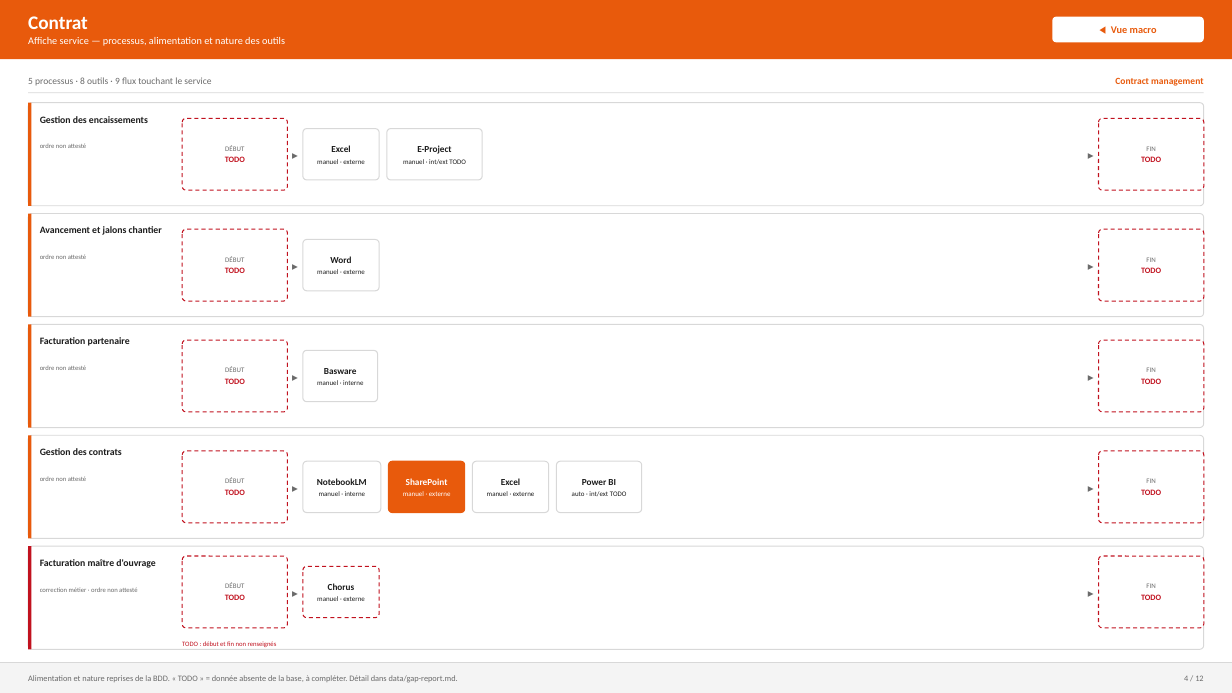
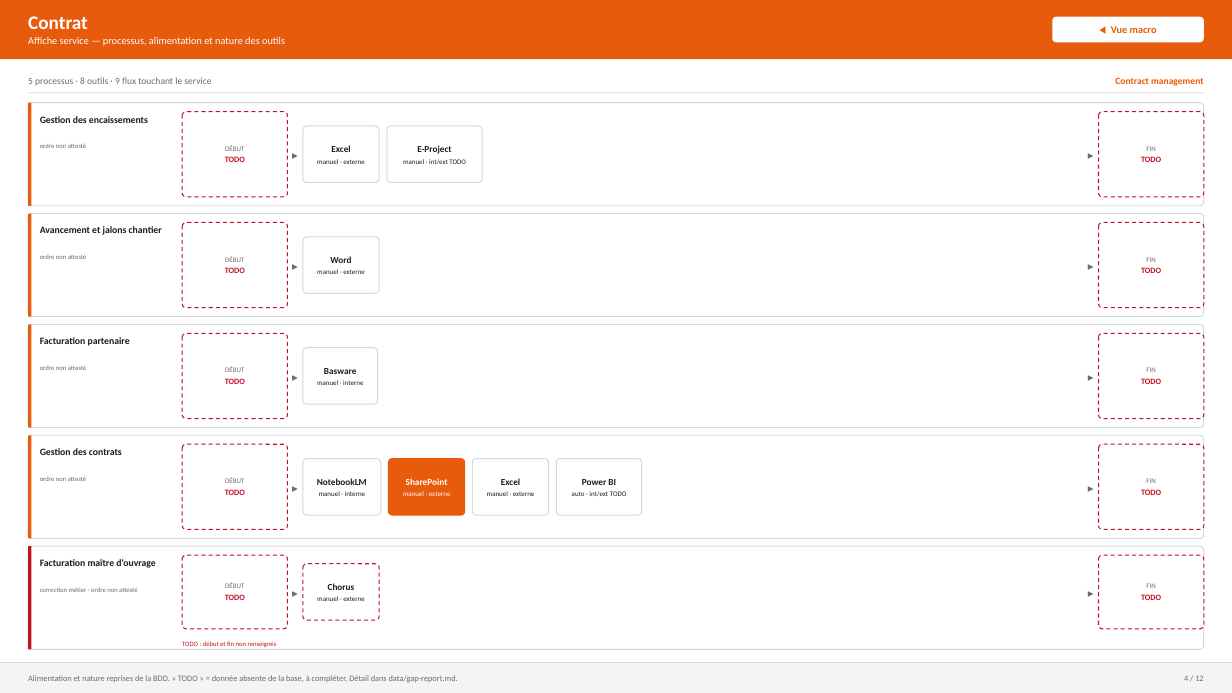
Before and after one commit to troldu9-sudo/cartographie-it-, a slide deck: slide 4 of out/carto.pptx. Drawn at 1232x693 pixels with LibreOffice and Linux fonts; fonts in the diff are those of the drawing. Boxes give left, top, right and bottom in pixels: in the first picture for what was removed or moved away, otherwise in the second. Text is boxed around its words. In the diff, an @@ line names an element or a change of style, - is before the commit and + after.

```diff
--- a/out/carto.pptx
+++ b/out/carto.pptx
@@ rounded rectangle: place and size @@
-rounded rectangle at <box>182,118,287,190</box>
+rounded rectangle at <box>182,112,287,197</box>
@@ rounded rectangle: place and size @@
-rounded rectangle at <box>1099,118,1204,190</box>
+rounded rectangle at <box>1099,112,1204,197</box>
@@ rounded rectangle: place and size @@
-rounded rectangle at <box>182,229,287,301</box>
+rounded rectangle at <box>182,223,287,308</box>
@@ rounded rectangle: place and size @@
-rounded rectangle at <box>1099,229,1204,301</box>
+rounded rectangle at <box>1099,223,1204,308</box>
@@ proportions changed in 19 elements at <box>1099,555,1204,629</box>, <box>182,555,287,629</box>, <box>387,126,482,182</box>, <box>556,458,641,515</box>, <box>303,458,381,515</box>, <box>303,126,380,182</box>, <box>303,237,380,293</box>, <box>388,458,465,515</box>, <box>472,458,549,515</box>, <box>303,564,380,620</box>, <box>303,348,378,404</box>, <box>182,112,287,197</box>, <box>1099,112,1204,197</box>, <box>182,223,287,308</box>, <box>1099,223,1204,308</box>, <box>1099,334,1204,419</box>, <box>182,445,287,530</box>, <box>1099,445,1204,530</box>, <box>182,334,287,419</box> @@
@@ rounded rectangle: place and size @@
-rounded rectangle at <box>182,340,287,412</box>
+rounded rectangle at <box>182,334,287,419</box>
@@ rounded rectangle: place and size @@
-rounded rectangle at <box>1099,340,1204,412</box>
+rounded rectangle at <box>1099,334,1204,419</box>
@@ rounded rectangle: place and size @@
-rounded rectangle at <box>182,451,287,523</box>
+rounded rectangle at <box>182,445,287,530</box>
@@ rounded rectangle: place and size @@
-rounded rectangle at <box>1099,451,1204,523</box>
+rounded rectangle at <box>1099,445,1204,530</box>
```
Also in this commit, not shown: 6 other slides changed, 4 other files.
